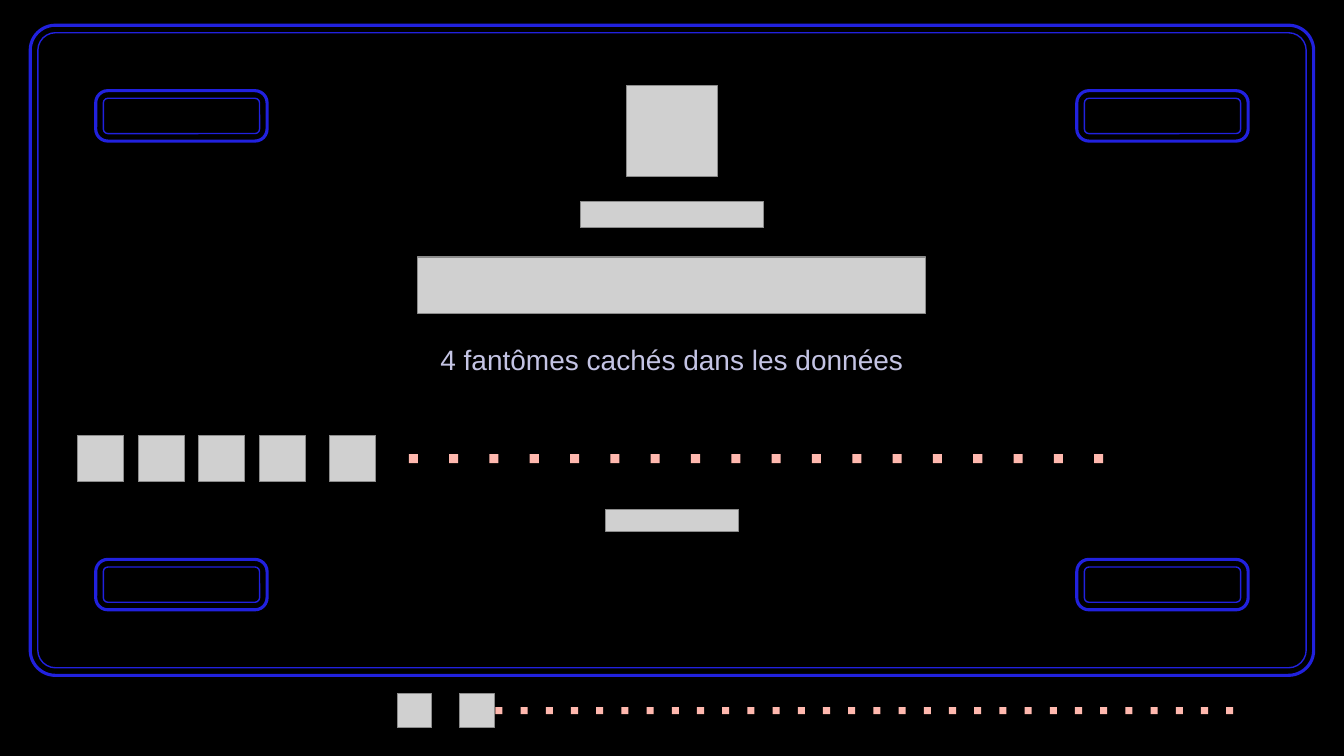
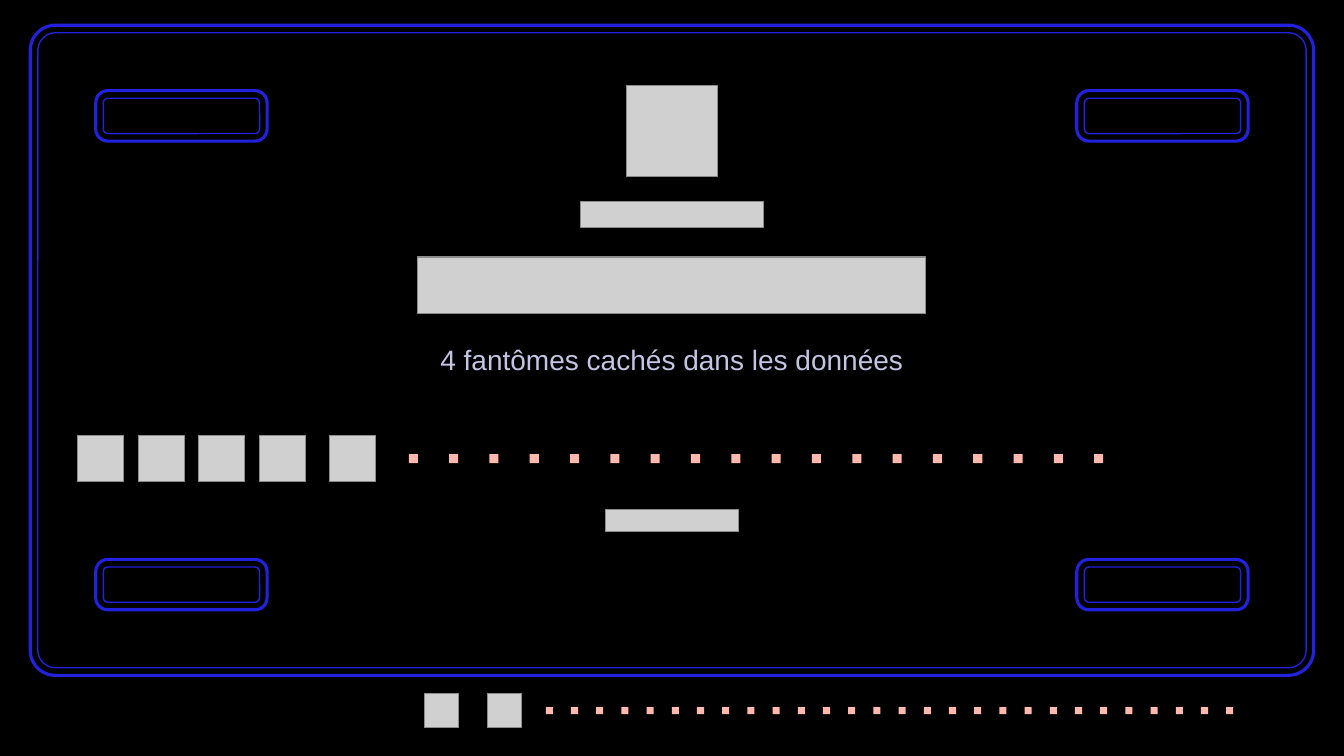
Before and after one commit to BOUADEIKHEIREDDINE/vgsales-data-wrangling, a slide deck: slide 7 of presentation/BDD1_vgsales_pacman.pptx. Drawn at 1344x756 pixels with LibreOffice and Linux fonts; fonts in the diff are those of the drawing; grey boxes stand for pictures; background and template pictures are left out. Boxes give left, top, right and bottom in pixels: in the first picture for what was removed or moved away, otherwise in the second. Text is boxed around its words. In the diff, an @@ line names an element or a change of style, - is before the commit and + after.

```diff
--- a/presentation/BDD1_vgsales_pacman.pptx
+++ b/presentation/BDD1_vgsales_pacman.pptx
@@ picture: place and size @@
-picture at [397,694,432,728]
+picture at [424,694,459,728]
@@ picture: place and size @@
-picture at [460,694,494,728]
+picture at [487,694,521,728]
@@ rectangle removed at [496,707,503,714] @@
@@ rectangle removed at [521,707,528,714] @@
```
Also in this commit, not shown: 14 other slides changed, 1 slide removed, 13 other files.
